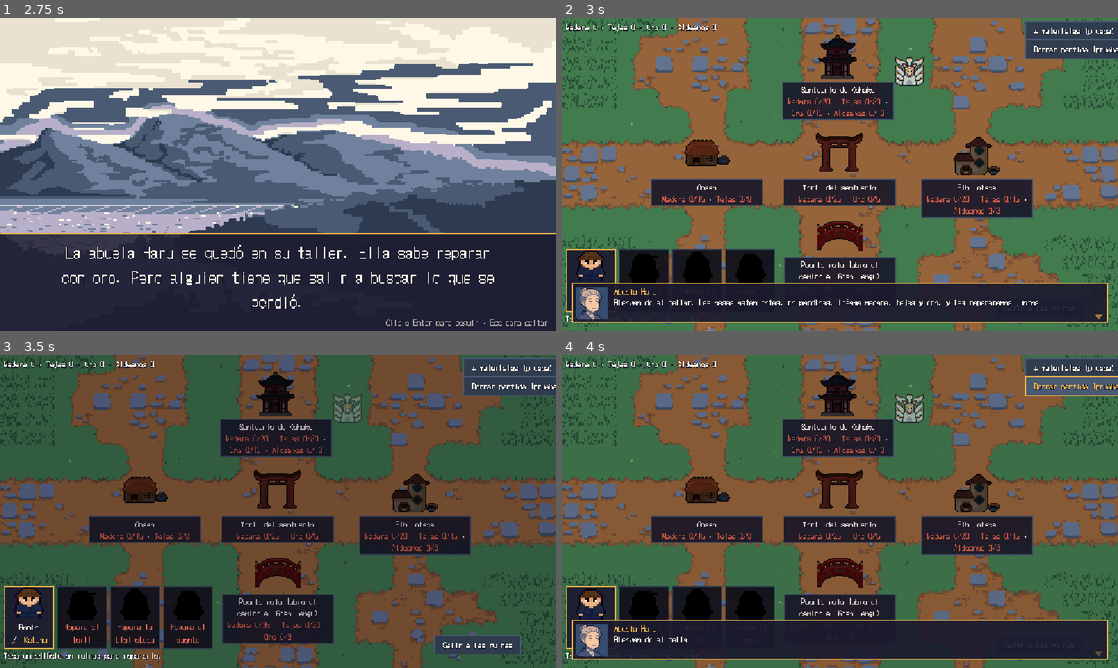
Above: before the commit, frames 1-4 (two rows, left to right).
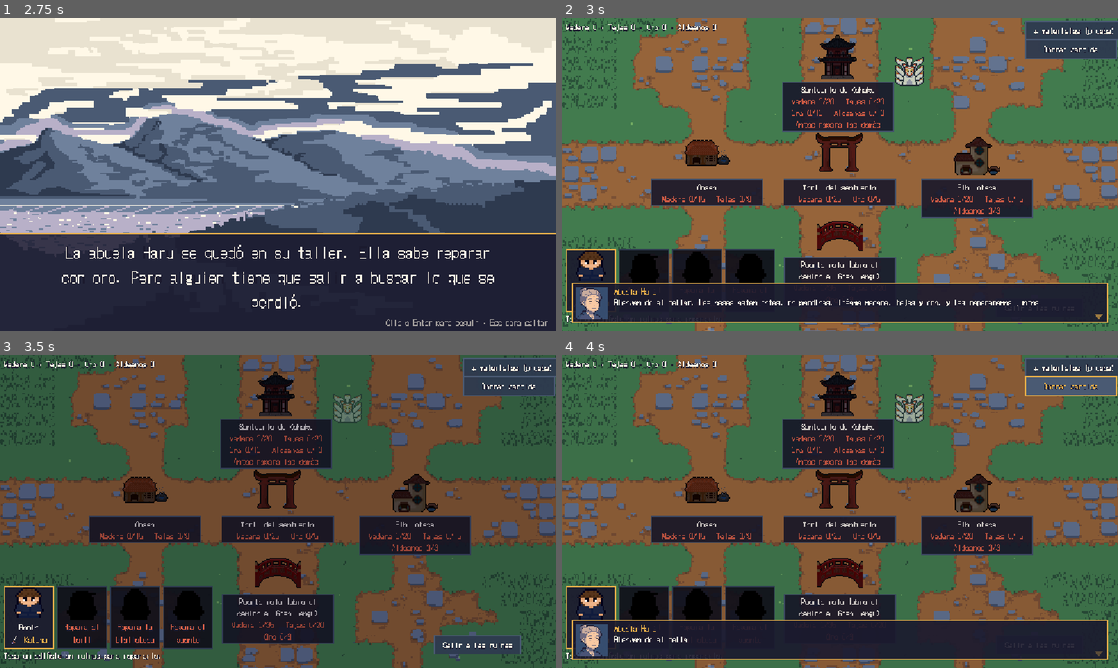
Above: after the commit, the same moments.

Repository: dotrashtrash-png/kintsugi
Game: Godot game, scene res://escenas/ui/MenuPrincipal.tscn
Same seed, same stepped clock (60 frames per second), same inputs: the game is played once before the commit and once after it.
Inputs (mouse positions are in pixels of both pictures, inside the frame that each line leads up to):
- Up to frame 1 (2.75 s): tap Enter (ui_accept) at 0.5, 0.77, 1.52 s; move the mouse to (400, 158) at 0.52 s; hold D (derecha) 0.53-1.28 s; tap P at 0.6, 1.35, 2.1 s; click (400, 158) at 0.67 s; move the mouse to (166, 190) at 1.27 s; hold S (abajo) 1.28-2.03 s; move the mouse to (333, 105) at 2.02 s; hold D (derecha) from 2.03 s (still down)
- Up to frame 2 (3 s): tap Enter (ui_accept) at 2.75 s; move the mouse to (812, 237) at 2.77 s; release D (derecha) at 2.78 s; hold W (arriba) from 2.78 s (still down); tap P at 2.85 s; click (812, 237) at 2.92 s
- Up to frame 3 (3.5 s): keep holding W (arriba); tap Enter (ui_accept) at 3.02 s
- Up to frame 4 (4 s): release W (arriba) at 3.5 s; click "Borrar partida (prueba)" (after the commit: "Borrar partida") at 3.5 s

Frame 1 is identical in both runs. In frame 2, 1.3% of the frame differs, in the area x 26-100%, y 7-60%; in frame 3, 1.3%, in the area x 26-100%, y 7-88%; in frame 4, 1.3%.

Commit message:
Aldea: botón Borrar partida para los jurados y texto de requisitos visible
- "Borrar partida" visible también en la versión final (sin "(prueba)")
- "Antes repara los demás" nunca se mostraba: se agregaba después de armar el texto
- Las piezas de costo ya no se parten entre líneas

Co-Authored-By: Claude Opus 5.5 <noreply@anthropic.com>
Claude-Session: https://claude.ai/code/session_017tBRG7bVCGZb5eVxnVZaFM

Diff:
--- a/escenas/base/Aldea.gd
+++ b/escenas/base/Aldea.gd
@@ -40,7 +40,7 @@
 	$UI/BotonPrueba.pressed.connect(_on_prueba)
 	$UI/BotonPrueba.visible = OS.is_debug_build()
 	$UI/BotonBorrar.pressed.connect(_on_borrar)
-	$UI/BotonBorrar.visible = OS.is_debug_build()
+	$UI/BotonBorrar.visible = true # los jurados lo usan para empezar de cero
 	Estado.cambio.connect(actualizar)
 	poner_piso()
 	preparar_kohaku()
--- a/escenas/base/Aldea.tscn
+++ b/escenas/base/Aldea.tscn
@@ -80,4 +80,4 @@
 offset_top = 44.0
 offset_right = 1149.0
 offset_bottom = 75.0
-text = "Borrar partida (prueba)"
+text = "Borrar partida"
--- a/escenas/base/edificio.gd
+++ b/escenas/base/edificio.gd
@@ -119,9 +119,11 @@
 			partes.append(_pieza(NOMBRES[tipo], Estado.materiales[tipo], datos["costo"][tipo]))
 		if datos["aldeanos"] > 0:
 			partes.append(_pieza("Aldeanos", Estado.aldeanos, datos["aldeanos"]))
-		t += "\n" + " · ".join(partes)
+		# Cada pieza no se parte en dos lineas; el salto cae solo entre piezas
+		t += "\n" + "   ".join(partes)
+		# Antes se agregaba despues de armar el texto y nunca se veia
 		if not Estado.faltan_requisitos(id).is_empty():
-			partes.append("[color=#%s]Antes repara los demás[/color]" % FALTA)
+			t += "\n[color=#%s]Antes repara los demás[/color]" % FALTA
 	texto.text = t + "[/center]"
 
 	# Borde dorado solo cuando ya se puede reparar
@@ -134,7 +136,7 @@
 # "Madera 12/15": crema si alcanza, rojo si falta
 func _pieza(etiqueta: String, tengo: int, necesito: int) -> String:
 	var color := CREMA if tengo >= necesito else FALTA
-	return "[color=#%s]%s %d/%d[/color]" % [color, etiqueta, tengo, necesito]
+	return "[color=#%s]%s\u00a0%d/%d[/color]" % [color, etiqueta, tengo, necesito]
 
 
 # La plaquita late suave cuando ya se puede reparar
